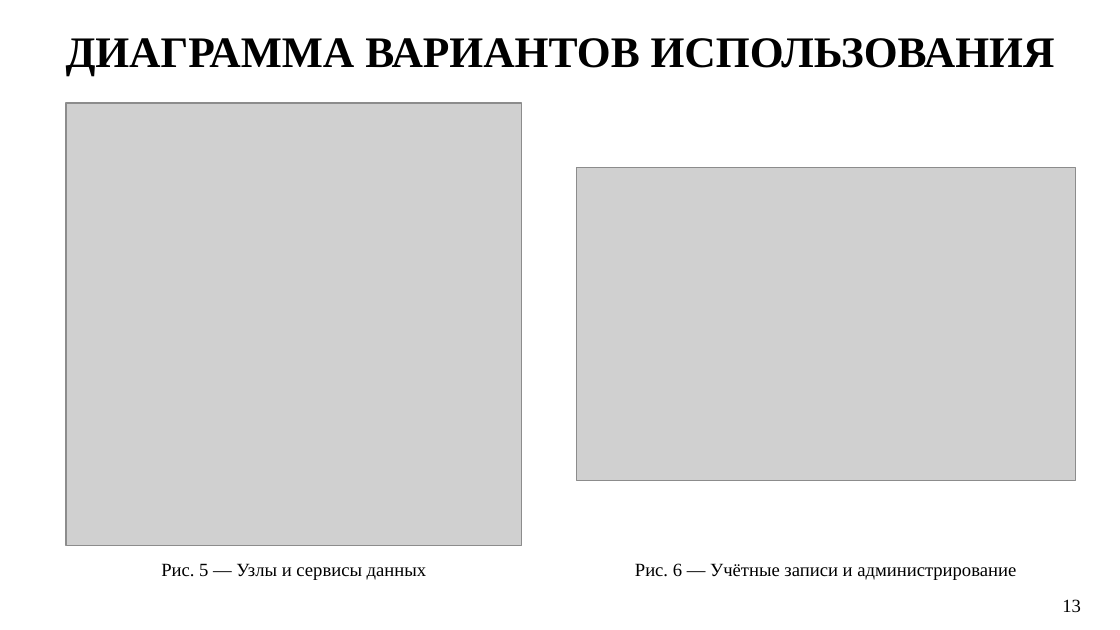
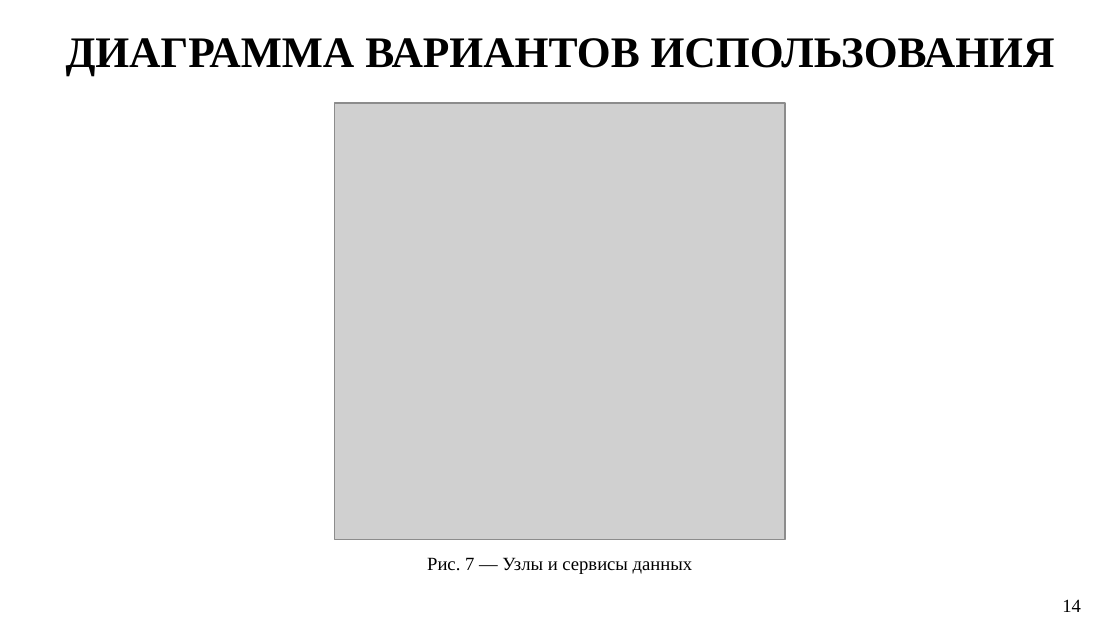
Before and after one commit to Be4Die/game-developer-hub, a slide deck: slide 14 of docs/Презентация_ВКР_Предзащита.pptx (slide 13 before the commit). Drawn at 1120x630 pixels with LibreOffice and Linux fonts; fonts in the diff are those of the drawing; grey boxes stand for pictures. Boxes give left, top, right and bottom in pixels: in the first picture for what was removed or moved away, otherwise in the second. Text is boxed around its words. In the diff, an @@ line names an element or a change of style, - is before the commit and + after.

```diff
--- a/docs/Презентация_ВКР_Предзащита.pptx
+++ b/docs/Презентация_ВКР_Предзащита.pptx
@@ picture resized from (x1=66, y1=103, x2=522, y2=545) to (x1=335, y1=103, x2=785, y2=540) @@
@@ picture removed at (x1=577, y1=168, x2=1075, y2=482) @@
@@ text at (x1=427, y1=557, x2=693, y2=574): text changed @@
-Рис. 5 — Узлы и сервисы данных
+Рис. 7 — Узлы и сервисы данных
@@ text removed at (x1=635, y1=563, x2=1016, y2=580) @@
-Рис. 6 — Учётные записи и администрирование
@@ page number at (x1=1062, y1=599, x2=1081, y2=612): text changed @@
-13
+14
```
Also in this commit, not shown: 3 other slides changed, 1 slide added, 7 other files.
